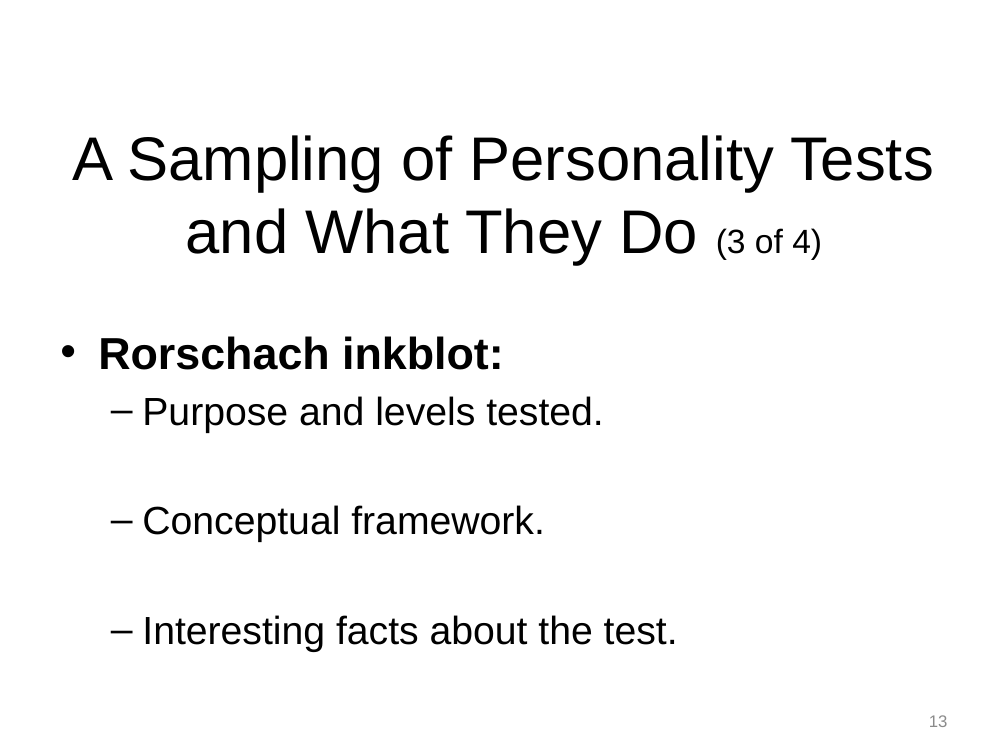
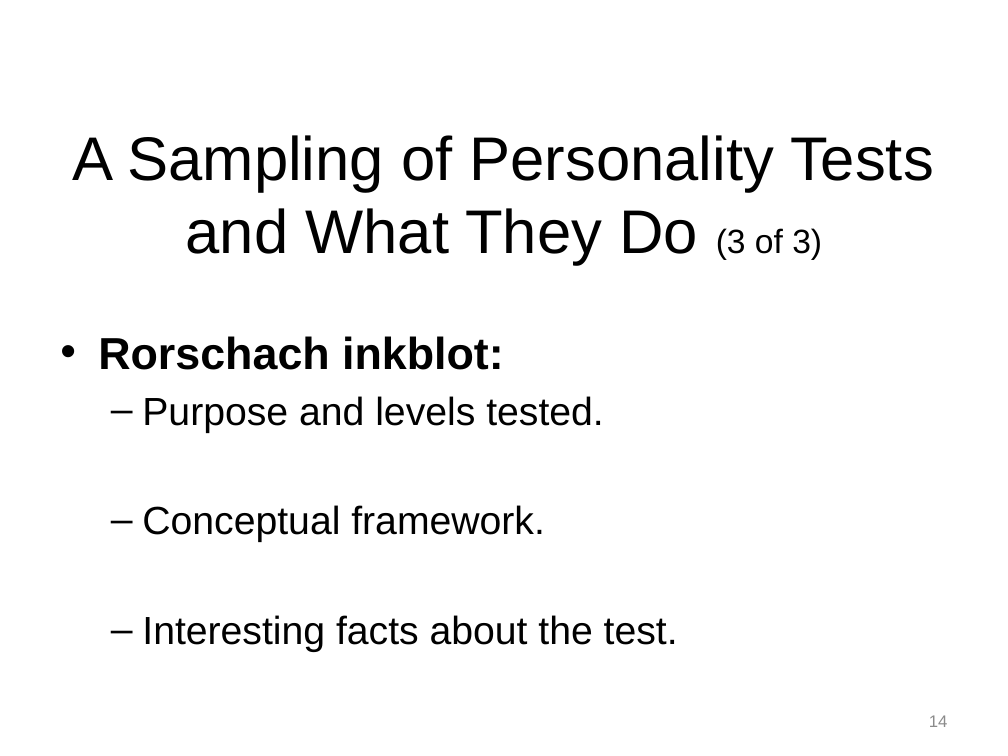
Before and after one commit to npm27/Teaching-Materials, a slide deck: slide 14 of Tests and Eval/Fall 26/Slides/10 Chapter 10.pptx (slide 13 before the commit). Drawn at 1008x756 pixels with LibreOffice and Linux fonts; fonts in the diff are those of the drawing. Boxes give left, top, right and bottom in pixels: in the first picture for what was removed or moved away, otherwise in the second. Text is boxed around its words. In the diff, an @@ line names an element or a change of style, - is before the commit and + after.

```diff
--- a/Tests and Eval/Fall 26/Slides/10 Chapter 10.pptx
+++ b/Tests and Eval/Fall 26/Slides/10 Chapter 10.pptx
@@ title at bbox=[73, 135, 934, 265]: text changed @@
-A Sampling of Personality Tests and What They Do (3 of 4)
+A Sampling of Personality Tests and What They Do (3 of 3)
@@ page number at bbox=[929, 715, 948, 727]: text changed @@
-13
+14
```
Also in this commit, not shown: 5 other slides changed, 6 slides added, 2 slides removed, 1 other file.
